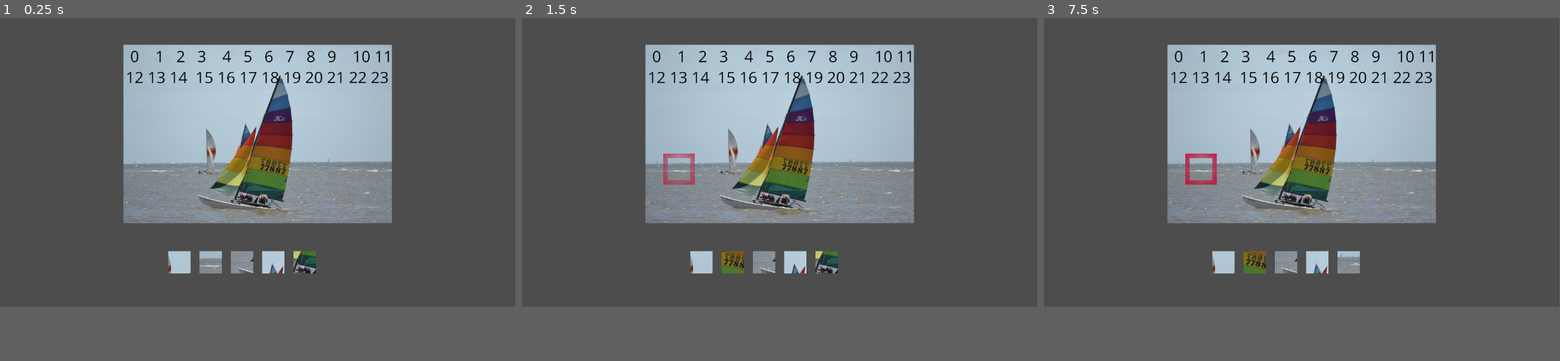
Above: before the commit, frames 1-3 (left to right).
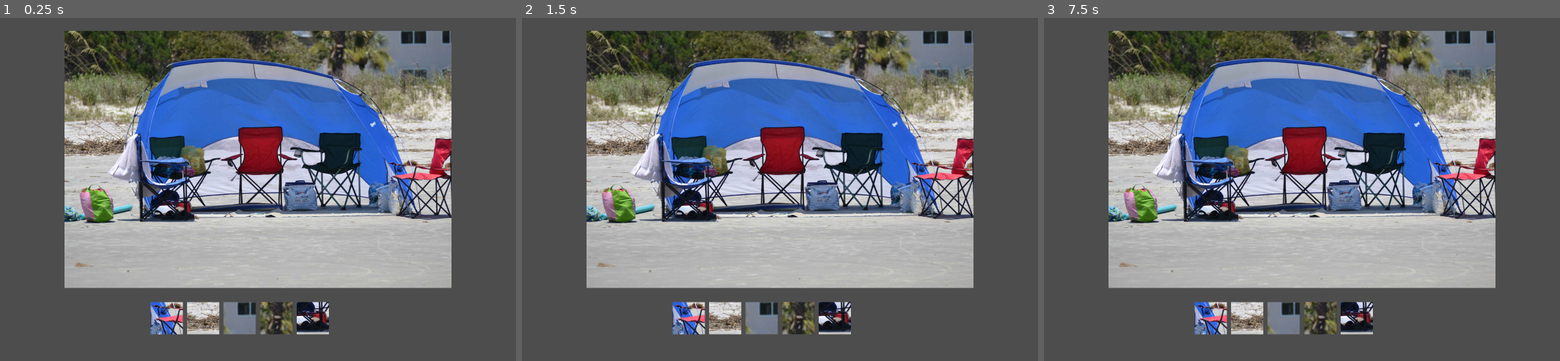
Above: after the commit, the same moments.

Repository: BriarSMC/Patterns
Game: Godot game, scene res://scene/game_play.tscn
Two runs of this game, one before a commit and one after it. Both use one fixed random seed, a clock stepped at 60 frames per second and the inputs below. The project has no main scene, so this scene is started directly.
Inputs (mouse positions are in pixels of both pictures, inside the frame that each line leads up to):
- Up to frame 1 (0.25 s): no input
- Up to frame 2 (1.5 s): tap Enter at 0.5 s; move the mouse to (893, 148) at 0.52 s; click (893, 148) at 0.67 s; tap Space at 1.25 s; move the mouse to (676, 175) at 1.27 s; click (676, 175) at 1.42 s
- Up to frame 3 (7.5 s): tap Enter at 2, 3.5 s; move the mouse to (1353, 100) at 2.02 s; click (1353, 100) at 2.17 s; tap Space at 2.75, 4.25 s; move the mouse to (1276, 220) at 2.77 s; click (1276, 220) at 2.92 s; move the mouse to (1456, 206) at 3.52 s; click (1456, 206) at 3.67 s; move the mouse to (1147, 117) at 4.27 s; click (1147, 117) at 4.42 s; move the mouse to (1327, 162) at 5.02 s; click (1327, 162) at 5.17 s; move the mouse to (1224, 90) at 5.77 s; click (1224, 90) at 5.92 s; move the mouse to (1415, 148) at 6.52 s; click (1415, 148) at 6.67 s; move the mouse to (1198, 175) at 7.27 s; click (1198, 175) at 7.42 s
In our replay, the window is 799x449 before the commit and 800x533 after it. These sizes can differ from the game's own. Grey fills any space a smaller window leaves; there, only what the larger window draws over its background counts as a difference.

The runs differ from the first frame. In frame 1, 57% of the frame differs, in the area x 12-88%, y 3-93%; in frame 2, 57%; in frame 3, 57%.

Commit message:
add image data resource file

Diff:
--- a/autoload/config.gd
+++ b/autoload/config.gd
@@ -1,11 +1,63 @@
+#class_name Config				# already defined by autoloader
 extends Node
 
-const pattern_list = [
-	[66, 77, 52, 75, 18, 69, 61, 41],
-]
+#region Description
+# <description>
+#endregion
 
-const picture_list = [
-	"res://images/pictures/testpic1.jpg",
-]
+
+#region signals, enums, constants, variables, and such
+
+# signals
+
+# enums
+
+# constants
+
+# exports (The following properties must be set in the Inspector by the designer)
+
+# public variables
 
 var current_picture := 0
+var image_data_res: ImageData
+var image_data := {}
+
+# private variables
+
+# onready variables
+
+#endregion
+
+
+# Virtual Godot methods
+
+# _ready()
+# Called when node is ready
+#
+# Parameters
+#		None
+# Return
+#		None
+#==
+# Get the image data from the resource file
+func _ready() -> void:
+	image_data_res = ImageData.load_or_create()
+	image_data = image_data_res.image_data
+
+
+# Built-in Signal Callbacks
+
+
+# Custom Signal Callbacks
+
+func get_picture(num: int) -> Dictionary:
+	var key = ("%04d" % num)
+	return {"image": Constant.PICTURE_DIR + Config.image_data[key].image, "pattern_list": Config.image_data[key].pattern_list}
+
+# Public Methods
+
+
+# Private Methods
+
+
+# Subclasses
--- a/autoload/constant.gd
+++ b/autoload/constant.gd
@@ -1,8 +1,10 @@
 extends Node
 
 
-const PICTURE_WIDTH := 600
-const PICTURE_HEIGHT := 400
-const PATTERN_SIZE := 50
+const PICTURE_WIDTH := 1800
+const PICTURE_HEIGHT := 1200
+const PATTERN_SIZE := 150
 const HFRAME_COUNT := 12
 const VFRAME_COUNT := 8
+
+const PICTURE_DIR := "res://images/pictures/"
--- /dev/null
+++ b/data/image_data.tres
@@ -0,0 +1,16 @@
+[gd_resource type="Resource" script_class="ImageData" load_steps=2 format=3]
+
+[ext_resource type="Script" path="res://resources/image_data.gd" id="1_mk58j"]
+
+[resource]
+script = ExtResource("1_mk58j")
+image_data = {
+"0000": {
+"image": "stsimon.jpg",
+"pattern_list": [60, 63, 58, 10, 15, 26, 36, 8]
+},
+"0001": {
+"image": "ui-bg.png",
+"pattern_list": [48, 26, 40, 63, 45, 18, 20, 67]
+}
+}
--- a/project.godot
+++ b/project.godot
@@ -20,3 +20,9 @@
 
 Config="*res://autoload/config.tscn"
 Constant="*res://autoload/constant.tscn"
+
+[display]
+
+window/size/viewport_width=2400
+window/size/viewport_height=1600
+window/size/resizable=false
--- /dev/null
+++ b/resources/image_data.gd
@@ -0,0 +1,74 @@
+class_name ImageData extends Resource
+
+#region Description
+# <description>
+#endregion
+
+
+#region signals, enums, constants, variables, and such
+
+# signals
+
+# enums
+
+# constants
+
+const resource_file_name := "res://data/image_data.tres"
+
+# exports (The following properties must be set in the Inspector by the designer)
+
+@export var image_data := {}
+
+# public variables
+
+# private variables
+
+# onready variables
+
+#endregion
+
+
+# Virtual Godot methods
+
+
+
+# Built-in Signal Callbacks
+
+
+# Custom Signal Callbacks
+
+
+# Public Methods
+
+# save()
+# Save resource to external file
+#
+# Parameters
+#	None
+# Return
+#	None
+#==
+func save() -> void:
+	ResourceSaver.save(self, resource_file_name)
+
+
+
+# load_or_create()
+# Load existing resource file or create a new one
+#
+# Parameters
+#	None
+# Return
+#	None
+#==
+static func load_or_create() -> ImageData:
+	var res:  ImageData = load(resource_file_name) as ImageData
+	if not res:
+		res = ImageData.new()
+	return res
+
+
+# Private Methods
+
+
+# Subclasses
--- a/scene/found_frame.tscn
+++ b/scene/found_frame.tscn
@@ -1,6 +1,8 @@
-[gd_scene load_steps=2 format=3 uid="uid://dryh3hb153py2"]
+[gd_scene load_steps=3 format=3 uid="uid://dryh3hb153py2"]
 
-[ext_resource type="Texture2D" uid="uid://cktud87l5goam" path="res://images/frame_found.png" id="1_64vf5"]
+[ext_resource type="Texture2D" uid="uid://bg1fxapr73i24" path="res://images/frame_found150x150.png" id="1_dheec"]
+[ext_resource type="Script" path="res://script/found_frame.gd" id="2_uqby6"]
 
 [node name="FoundFrame" type="Sprite2D"]
-texture = ExtResource("1_64vf5")
+texture = ExtResource("1_dheec")
+script = ExtResource("2_uqby6")
--- a/scene/game_play.tscn
+++ b/scene/game_play.tscn
@@ -1,7 +1,6 @@
-[gd_scene load_steps=4 format=3 uid="uid://cnlojcsphsmxi"]
+[gd_scene load_steps=3 format=3 uid="uid://cnlojcsphsmxi"]
 
 [ext_resource type="Script" path="res://script/game_play.gd" id="1_lf48k"]
-[ext_resource type="Texture2D" uid="uid://cey5sn8qjpe4i" path="res://images/pictures/testpic1.jpg" id="2_ydn58"]
 [ext_resource type="PackedScene" uid="uid://dwsm1t2ir3sft" path="res://scene/patterns.tscn" id="3_dy2jk"]
 
 [node name="GamePlay" type="Node2D" node_paths=PackedStringArray("pattern_node", "overlay_node")]
@@ -12,7 +11,6 @@
 [node name="PictureArea" type="Area2D" parent="."]
 
 [node name="Picture" type="Sprite2D" parent="PictureArea"]
-texture = ExtResource("2_ydn58")
 centered = false
 
 [node name="Overlays" type="Node2D" parent="PictureArea/Picture"]
--- /dev/null
+++ b/script/found_frame.gd
@@ -0,0 +1,4 @@
+class_name FoundFrame
+extends Sprite2D
+
+var frame_number: int
--- a/script/game_play.gd
+++ b/script/game_play.gd
@@ -20,8 +20,6 @@
 
 const found_frame = preload("res://scene/found_frame.tscn")
 
-const patterns_to_find = [66, 77, 52, 75, 18, 69, 61, 41]
-
 # exports (The following properties must be set in the Inspector by the designer)
 
 @export var picture_area_vertical_offset := 60
@@ -31,7 +29,8 @@
 # public variables
 
 # private variables
-
+#var patterns_to_find: Array
+var picture_src: String
 var box: Rect2
 var patterns: Array[int]
 var patterns_available: Array[bool]
@@ -62,14 +61,19 @@
 func _ready() -> void:
 	found_count_zero_set.connect(found_count_zero)
 	var vp = get_viewport_rect()
+
+	var config = Config.get_picture(Config.current_picture)
+
+	picture.texture = load(config.image)
+	picture.region_rect = Rect2(0, 0, Constant.PICTURE_WIDTH, Constant.PICTURE_HEIGHT)
 	picture.position.x = vp.end.x / 2.0 - (float(Constant.PICTURE_WIDTH) / 2.0)
 	picture.position.y = picture_area_vertical_offset
 	box = Rect2(picture.position,
 			Vector2(Constant.PICTURE_WIDTH, Constant.PICTURE_HEIGHT))
 
-	patterns.assign(patterns_to_find)
+	patterns.assign(config.pattern_list)
 	patterns.shuffle()
-	printt(patterns_to_find, patterns)
+	printt(patterns)
 
 	patterns_available.resize(patterns.size())
 	patterns_available.fill(true)
@@ -150,8 +154,9 @@
 #==
 # What the code is doing (steps)
 func set_frame_found(frame: int) -> void:
-	var pos := Vector2(frame % Constant.HFRAME_COUNT * float(Constant.PATTERN_SIZE)  + float(Constant.PATTERN_SIZE) / 2.0,
-					   float((float(frame) / float(Constant.HFRAME_COUNT) * Constant.PATTERN_SIZE) + float(Constant.PATTERN_SIZE) / 2.0))
+	var posx := frame % Constant.HFRAME_COUNT * float(Constant.PATTERN_SIZE) + float(Constant.PATTERN_SIZE) / 2.0
+	var posy := float(frame / Constant.HFRAME_COUNT * Constant.PATTERN_SIZE + float(Constant.PATTERN_SIZE) / 2.0)
+	var pos := Vector2(posx, posy)
 	var overlay = found_frame.instantiate()
 	overlay.position = pos
 	overlay_node.add_child(overlay)
Binary file added: images/frame_found150x150.png
Not shown, added: images/frame_found150x150.png.import
Binary file added: images/pictures/stsimon.jpg
Not shown, added: images/pictures/stsimon.jpg.import
Binary file removed: images/pictures/testpic1.jpg
Not shown, removed: images/pictures/testpic1.jpg.import
Binary file added: images/pictures/ui-bg.png
Not shown, added: images/pictures/ui-bg.png.import
Binary file added: images/show a video ga 7fa319c7-a7c3-45f5-a0b2-d408e3d8d159.png
Not shown, added: images/show a video ga 7fa319c7-a7c3-45f5-a0b2-d408e3d8d159.png.import
Binary file added: images/ui-bg-01.jpg
Not shown, added: images/ui-bg-01.jpg.import
(and 5 more such lines)
